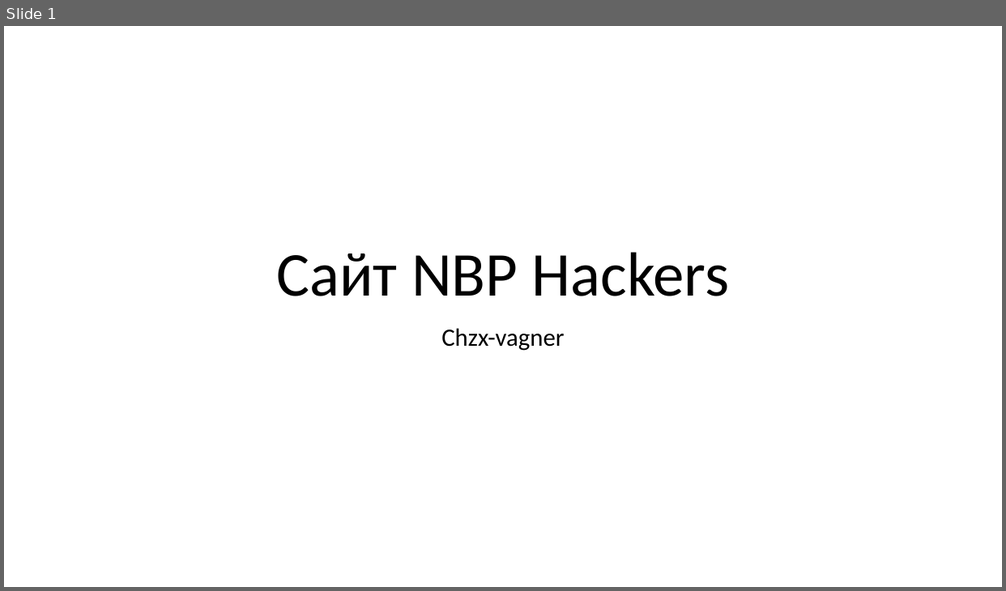
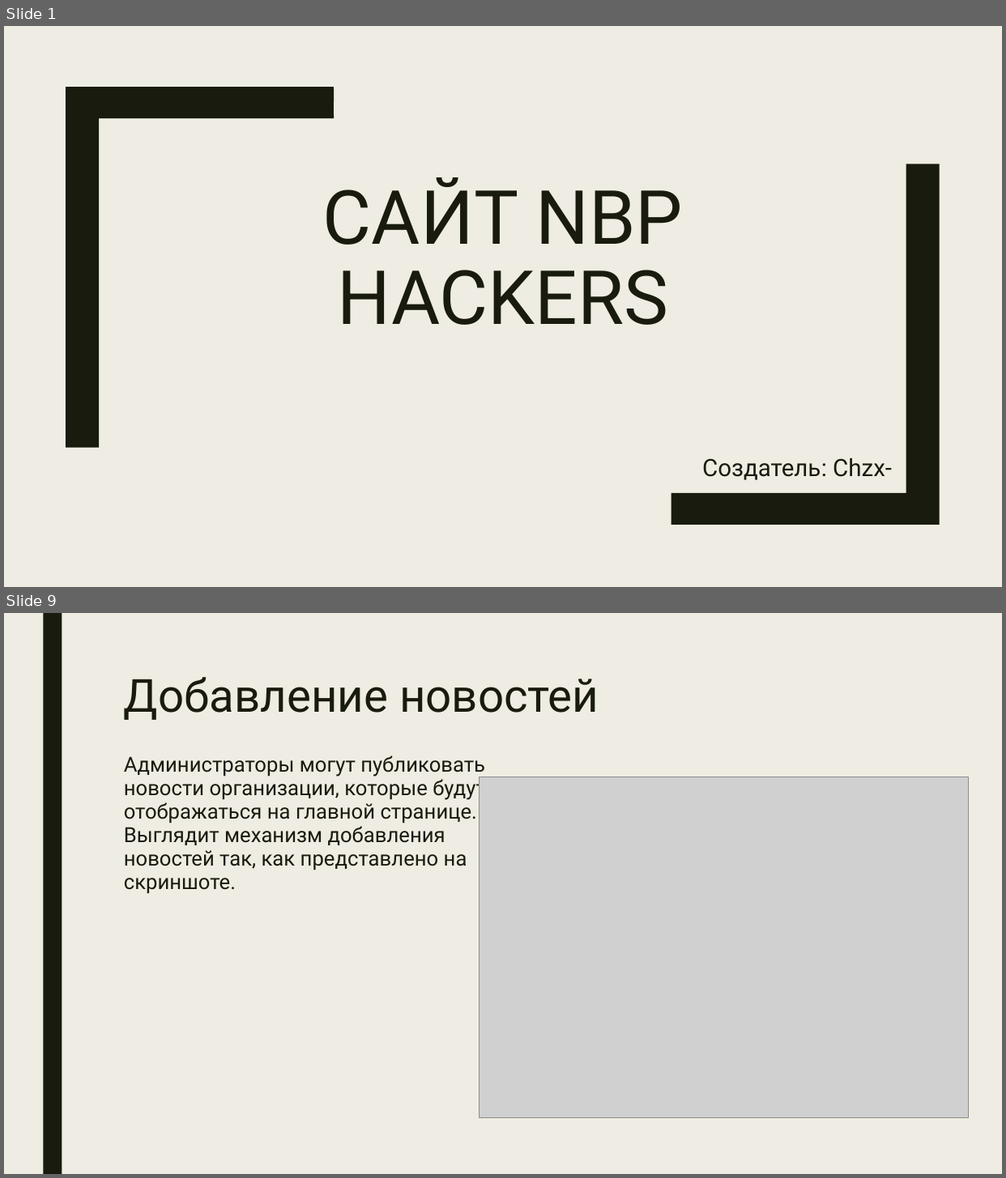
Before and after one commit to chzx-vagner/NBP_Website, a slide deck: NBP_Website.pptx. Shown one above the other, each under a label of ours: slide 1 before the commit, slides 1 and 9 after it; the slides between them are not shown. The pictures are 1006x591 and 1006x1178 pixels, drawn with LibreOffice and Linux fonts; fonts in the diff are those of the drawing; grey boxes stand for pictures. Boxes give left, top, right and bottom in pixels: in the first picture for what was removed or moved away, otherwise in the second. Text is boxed around its words. In the diff, an @@ line names an element or a change of style, - is before the commit and + after.

```diff
--- a/NBP_Website.pptx
+++ b/NBP_Website.pptx
@@ slide 9 added at (x1=4, y1=613, x2=1002, y2=1174), background #EFEDE3 @@
@@ rectangle added at (x1=43, y1=613, x2=62, y2=1174), fill #191B0E @@
@@ title added at (x1=124, y1=677, x2=599, y2=720), 44 pt, text #191B0E @@
+Добавление новостей
@@ text added at (x1=124, y1=756, x2=486, y2=894), 20 pt, text #191B0E @@
+Администраторы могут публиковать новости организации, которые будут отображаться на главной странице. Выглядит механизм добавления новостей так, как представлено на скриншоте.
@@ picture added at (x1=479, y1=777, x2=969, y2=1118) @@
@@ slide 1 changed as well @@
@@ background #FFFFFF to #EFEDE3 @@
@@ freeform shape added at (x1=66, y1=87, x2=334, y2=447), fill #191B0E @@
@@ freeform shape added at (x1=671, y1=164, x2=940, y2=525), fill #191B0E @@
@@ title at (x1=323, y1=177, x2=683, y2=325): text changed; size 60 to 72 pt; font Calibri to Roboto; text colour #000000 to #191B0E @@
-Сайт NBP Hackers
+САЙТ NBP HACKERS
@@ subtitle at (x1=702, y1=459, x2=892, y2=493): text changed; size 24 to 23 pt; font Calibri to Roboto; text colour #000000 to #191B0E @@
-Chzx-vagner
+Создатель: Chzx-vagner
```
Also in this commit, not shown: 1 other slide changed, 8 other slides added, 2 slides removed, 18 other files.
